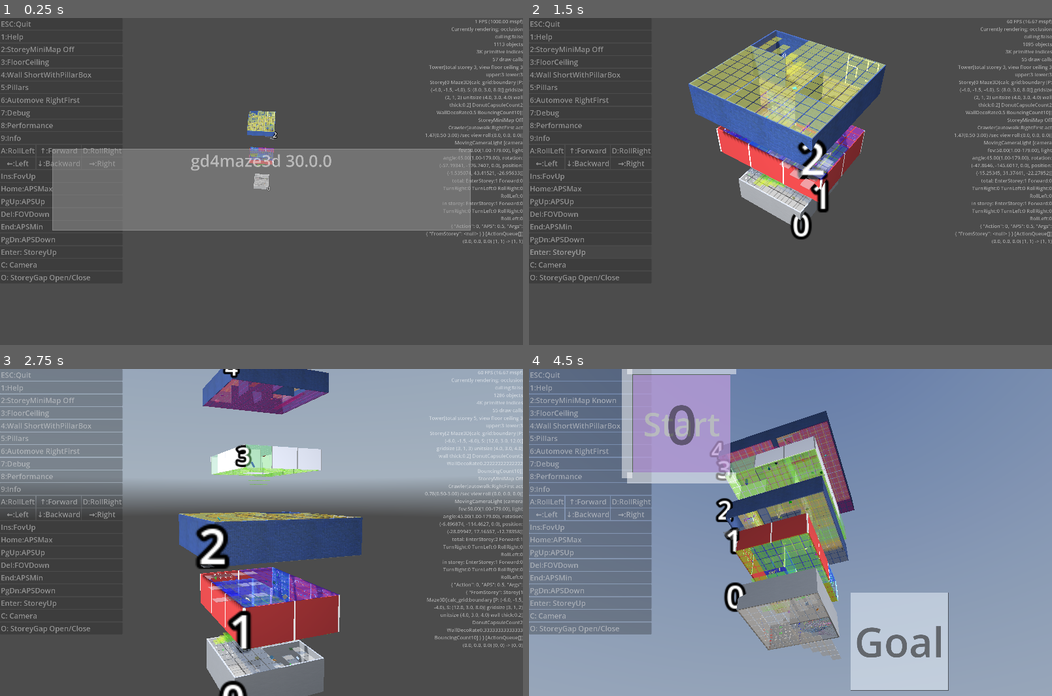
Above: before the commit, frames 1-4 (two rows, left to right).
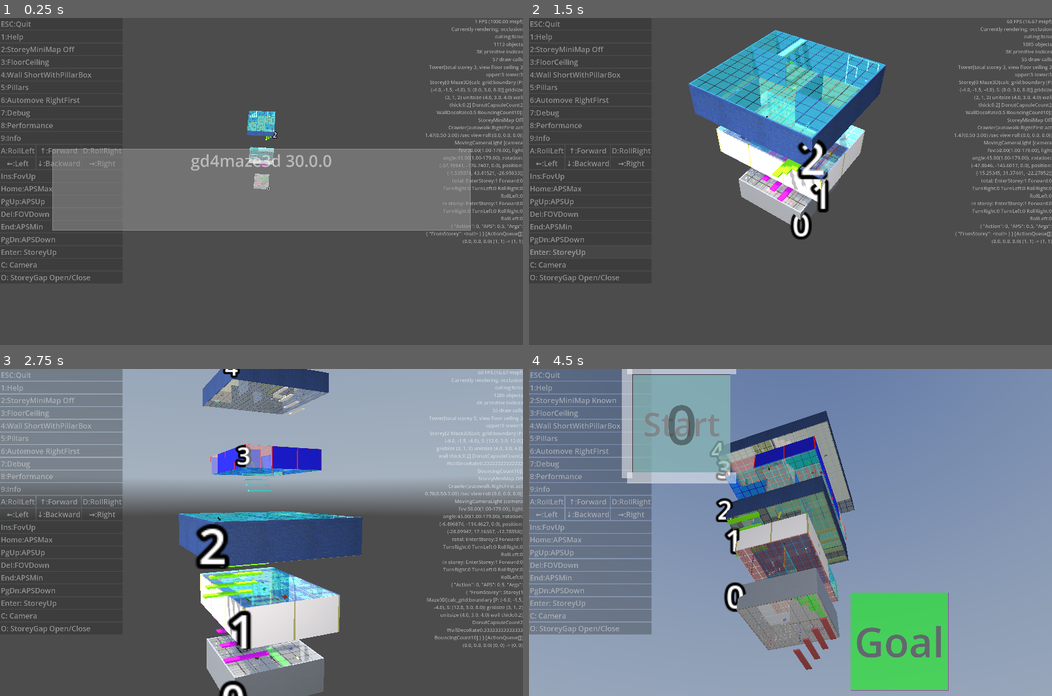
Above: after the commit, the same moments.

Repository: kasworld/gd4maze3d
Game: Godot game, scene res://main.tscn
The game is run twice, just before and just after one commit, with the same random seed, the same clock (stepped at 60 frames per second) and the same inputs. A sky picture missing from this copy of the repository is replaced by a grey-blue gradient.
Inputs (mouse positions are in pixels of both pictures, inside the frame that each line leads up to):
- Up to frame 1 (0.25 s): no input
- Up to frame 2 (1.5 s): click "Enter: StoreyUp" at 0.5 s; click "Enter: StoreyUp" at 1.25 s
- Up to frame 3 (2.75 s): tap Enter at 2 s; move the mouse to (376, 516) at 2.02 s; hold Right from 2.03 s (still down); tap Q at 2.1 s; click (376, 516) at 2.17 s
- Up to frame 4 (4.5 s): move the mouse to (685, 548) at 2.77 s; release Right at 2.78 s; hold Down 2.78-3.53 s; tap E at 2.85 s; move the mouse to (842, 460) at 3.52 s; hold Right 3.53-4.28 s; tap 1 at 3.6 s; move the mouse to (764, 597) at 4.27 s; hold Up from 4.28 s (still down); tap 2 at 4.35 s; click (764, 597) at 4.42 s

The runs differ from the first frame. In frame 1, 0.5% of the frame differs, in the area x 47-53%, y 28-52%; in frame 2, 8.4%; in frame 3, 9.2%; in frame 4, 20%, in the area x 19-81%, y 1-99%.

Commit message:
WIP use wirenet for stair

Diff:
--- a/maze_3d/maze_3d.gd
+++ b/maze_3d/maze_3d.gd
@@ -98,6 +98,22 @@
 
 func calc_tile_count(tg :Plot3D) -> Vector2:
 	return Vector2( float(tg.calc_grid.grid_size.x) / maze_cells.width, float(tg.calc_grid.grid_size.z) / maze_cells.height)
+
+func add_stair(cell_posi :Vector3i, dir :Maze.Dir, co :Color) -> void:
+	var wn :WireNet = preload("res://wire_net/wire_net.tscn").instantiate()
+	wn.init(
+		Vector2(calc_grid.unit_size.x, calc_grid.unit_size.z),
+		Vector2i(1,4),
+		calc_grid.unit_size.y/5,
+		calc_grid.unit_size.y/20,
+		co,
+		false)
+	wn.position = calc_grid.posi_to_lanepos(cell_posi)
+	wn.wire_H_rotation_x = PI/4
+	wn.rotation.x = PI/4
+	wn.rotation.y = Maze.DirToRadian(dir)
+	add_child(wn)
+
 
 func make_stair(tg :Plot3D, cell_posi :Vector2i, dir :Maze.Dir) -> void:
 	var tile_count := calc_tile_count(tg)
--- a/maze_3d/maze_3d.tscn
+++ b/maze_3d/maze_3d.tscn
@@ -3,9 +3,6 @@
 [ext_resource type="Script" uid="uid://dcw2hfmbwc2pm" path="res://maze_3d/maze_3d.gd" id="1_0k1os"]
 [ext_resource type="PackedScene" uid="uid://btil787jb7edu" path="res://plot_3d/plot_3d.tscn" id="2_2b0r0"]
 [ext_resource type="PackedScene" uid="uid://cfnbpemvoy1i6" path="res://multi_mesh_shape/multi_mesh_shape.tscn" id="3_7je7j"]
-
-[sub_resource type="MultiMesh" id="MultiMesh_7je7j"]
-resource_local_to_scene = true
 
 [sub_resource type="MultiMesh" id="MultiMesh_wt25u"]
 resource_local_to_scene = true
@@ -28,33 +25,36 @@
 [sub_resource type="MultiMesh" id="MultiMesh_ql2o8"]
 resource_local_to_scene = true
 
+[sub_resource type="MultiMesh" id="MultiMesh_wt04w"]
+resource_local_to_scene = true
+
 [node name="Maze3D" type="Node3D" unique_id=1197400707]
 script = ExtResource("1_0k1os")
 
 [node name="WallContainer" type="Node3D" parent="." unique_id=1744184575]
 
 [node name="VMain" parent="WallContainer" unique_id=211187273 instance=ExtResource("3_7je7j")]
-multimesh = SubResource("MultiMesh_7je7j")
+multimesh = SubResource("MultiMesh_wt25u")
 
 [node name="HMain" parent="WallContainer" unique_id=491936474 instance=ExtResource("3_7je7j")]
-multimesh = SubResource("MultiMesh_wt25u")
+multimesh = SubResource("MultiMesh_7o0nl")
 
 [node name="VSub" parent="WallContainer" unique_id=174405396 instance=ExtResource("3_7je7j")]
-multimesh = SubResource("MultiMesh_7o0nl")
+multimesh = SubResource("MultiMesh_dvc8l")
 
 [node name="HSub" parent="WallContainer" unique_id=1774872961 instance=ExtResource("3_7je7j")]
-multimesh = SubResource("MultiMesh_dvc8l")
+multimesh = SubResource("MultiMesh_d2cqh")
 
 [node name="Floor" parent="." unique_id=1200192443 instance=ExtResource("2_2b0r0")]
-multimesh = SubResource("MultiMesh_d2cqh")
+multimesh = SubResource("MultiMesh_f705r")
 
 [node name="Ceiling" parent="." unique_id=814222085 instance=ExtResource("2_2b0r0")]
-multimesh = SubResource("MultiMesh_f705r")
+multimesh = SubResource("MultiMesh_8b0s3")
 
 [node name="BoxPillars" parent="." unique_id=1384246334 instance=ExtResource("3_7je7j")]
 visible = false
-multimesh = SubResource("MultiMesh_8b0s3")
+multimesh = SubResource("MultiMesh_ql2o8")
 
 [node name="CapsulePillars" parent="." unique_id=1088320687 instance=ExtResource("3_7je7j")]
 visible = false
-multimesh = SubResource("MultiMesh_ql2o8")
+multimesh = SubResource("MultiMesh_wt04w")
--- a/storey/storey.gd
+++ b/storey/storey.gd
@@ -98,8 +98,10 @@
 	구석자리목록.shuffle()
 	start_pos = 구석자리목록.pop_front()
 	goal_pos = 구석자리목록.pop_front()
-	maze3d.make_stair(maze3d.get_floor(), start_pos, maze2d.get_open_dir_at(start_pos.x,start_pos.y).pick_random())
-	maze3d.make_stair(maze3d.get_ceiling(), goal_pos, Maze.DirOpppsite[maze2d.get_open_dir_at(goal_pos.x,goal_pos.y).pick_random()])
+	#maze3d.make_stair(maze3d.get_floor(), start_pos, maze2d.get_open_dir_at(start_pos.x,start_pos.y).pick_random())
+	#maze3d.make_stair(maze3d.get_ceiling(), goal_pos, Maze.DirOpppsite[maze2d.get_open_dir_at(goal_pos.x,goal_pos.y).pick_random()])
+	maze3d.add_stair( Vector3i(start_pos.x, -1, start_pos.y) , maze2d.get_open_dir_at(start_pos.x,start_pos.y).pick_random(), NamedColors.random_color() )
+	maze3d.add_stair(Vector3i(goal_pos.x, 0, goal_pos.y), Maze.DirOpppsite[maze2d.get_open_dir_at(goal_pos.x,goal_pos.y).pick_random()], NamedColors.random_color() )
 
 	var 크기기준 :float = min(maze3d.calc_grid.unit_size.x, maze3d.calc_grid.unit_size.y,maze3d.calc_grid.unit_size.z)
 	$StartMark.init(크기기준*0.2, 크기기준/100, NamedColors.random_color(), "Start %d" % storey_num, start_pos
--- /dev/null
+++ b/wire_net/wire_net.gd
@@ -0,0 +1,76 @@
+extends Node3D
+class_name WireNet
+
+func get_wire_H() -> MultiMeshShape:
+	return $WireH
+func get_wire_V() -> MultiMeshShape:
+	return $WireV
+
+func set_color_H(co :Color) -> void:
+	$WireH.set_color_all(co)
+
+func set_color_V(co :Color) -> void:
+	$WireV.set_color_all(co)
+
+## for animation
+var wire_H_rotation_x :float:
+	set(rad):
+		for i in h_count:
+			$WireH.set_inst_rotation(i, Vector3.RIGHT, rad)
+
+var wire_V_rotation_y :float:
+	set(rad):
+		for i in v_count:
+			$WireV.set_inst_rotation(i, Vector3.UP, rad)
+
+func make_ani_rotate(aniname :String, hv :int, from :float, to :float, dur_sec :float) -> Dictionary:
+	return SimpleAnimation.MakeAnimation(
+		aniname, self,
+		["wire_H_rotation_x", "wire_V_rotation_y"][hv],
+		from , to, dur_sec
+	)
+
+func make_ani_H_rotate_x(aniname :String, from :float, to :float, dur_sec :float) -> Dictionary:
+	return SimpleAnimation.MakeAnimation(aniname, self, "wire_H_rotation_x", from , to, dur_sec)
+
+func start_V_rotate_y(aniname :String, from :float, to :float, dur_sec :float) -> Dictionary:
+	return SimpleAnimation.MakeAnimation(aniname, self, "wire_V_rotation_y", from , to, dur_sec)
+
+var h_count :int
+var v_count :int
+
+func init(net_size :Vector2, grid_count :Vector2i, wire_width :float, wire_height :float, co :Color, transparent :bool = false) -> WireNet:
+	init_wire_H(net_size,grid_count,wire_width,wire_height,co,transparent)
+	init_wire_V(net_size,grid_count,wire_width,wire_height,co,transparent)
+	return self
+
+func init_wire_H(net_size :Vector2, grid_count :Vector2i, wire_width :float, wire_height :float, co :Color, transparent :bool = false) -> WireNet:
+	h_count = grid_count.y
+	var mesh := BoxMesh.new()
+	mesh.size = Vector3(net_size.x, wire_width, wire_height)
+	mesh.material = MultiMeshShape.MakeMultiMeshColorMaterial(transparent)
+	$WireH.init_with_color_mesh(mesh, h_count, false)
+	var pos_shift := -Vector3(net_size.x, net_size.y, 0)/2
+	for i in h_count:
+		var pos := Vector3(net_size.x/2, net_size.y/(h_count-1)* i, 0) + pos_shift
+		var t := Transform3D(Basis(), pos)
+		$WireH.multimesh.set_instance_transform(i,t)
+	set_color_H(co)
+	$WireH.visible = true
+	return self
+
+
+func init_wire_V(net_size :Vector2, grid_count :Vector2i, wire_width :float, wire_height :float, co :Color, transparent :bool = false) -> WireNet:
+	v_count = grid_count.x
+	var mesh := BoxMesh.new()
+	mesh.size = Vector3(wire_width, net_size.y, wire_height)
+	mesh.material = MultiMeshShape.MakeMultiMeshColorMaterial(transparent)
+	$WireV.init_with_color_mesh(mesh, v_count, false)
+	var pos_shift := -Vector3(net_size.x, net_size.y, 0)/2
+	for i in v_count:
+		var pos := Vector3( net_size.x/(v_count-1)* i, net_size.y/2, 0) + pos_shift
+		var t := Transform3D(Basis(), pos)
+		$WireV.multimesh.set_instance_transform(i,t)
+	set_color_V(co)
+	$WireV.visible = true
+	return self
--- /dev/null
+++ b/wire_net/wire_net.tscn
@@ -0,0 +1,25 @@
+[gd_scene format=3 uid="uid://bqcycxshrffmd"]
+
+[ext_resource type="Script" uid="uid://4dwgetwo054e" path="res://wire_net/wire_net.gd" id="1_vsprm"]
+[ext_resource type="Script" uid="uid://brthvnlbu6c53" path="res://multi_mesh_shape/multi_mesh_shape.gd" id="2_x5rn3"]
+
+[sub_resource type="MultiMesh" id="MultiMesh_x5rn3"]
+resource_local_to_scene = true
+
+[sub_resource type="MultiMesh" id="MultiMesh_ne6td"]
+resource_local_to_scene = true
+
+[node name="WireNet" type="Node3D" unique_id=1227882558]
+script = ExtResource("1_vsprm")
+
+[node name="WireH" type="MultiMeshInstance3D" parent="." unique_id=1476916219]
+visible = false
+multimesh = SubResource("MultiMesh_x5rn3")
+script = ExtResource("2_x5rn3")
+metadata/_custom_type_script = "uid://brthvnlbu6c53"
+
+[node name="WireV" type="MultiMeshInstance3D" parent="." unique_id=1609560527]
+visible = false
+multimesh = SubResource("MultiMesh_ne6td")
+script = ExtResource("2_x5rn3")
+metadata/_custom_type_script = "uid://brthvnlbu6c53"
Not shown, added: wire_net/wire_net.gd.uid
